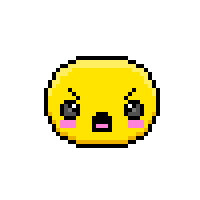
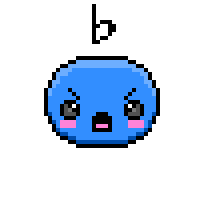
Before/after of a w=200, h=200 layered artwork. What changed in the layer stack:
added layer "Angry Flat" above "Angry" over [48, 4, 156, 144]
hid "Angry", painted on it over [48, 60, 156, 144]
hid "Happy" over [48, 60, 156, 144]
